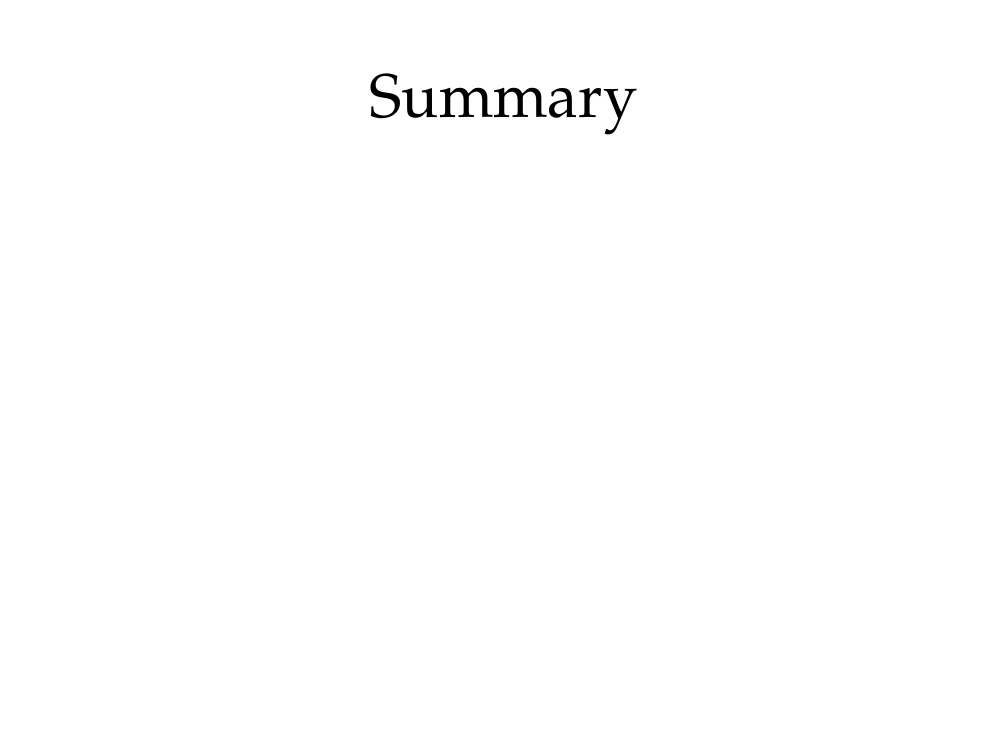
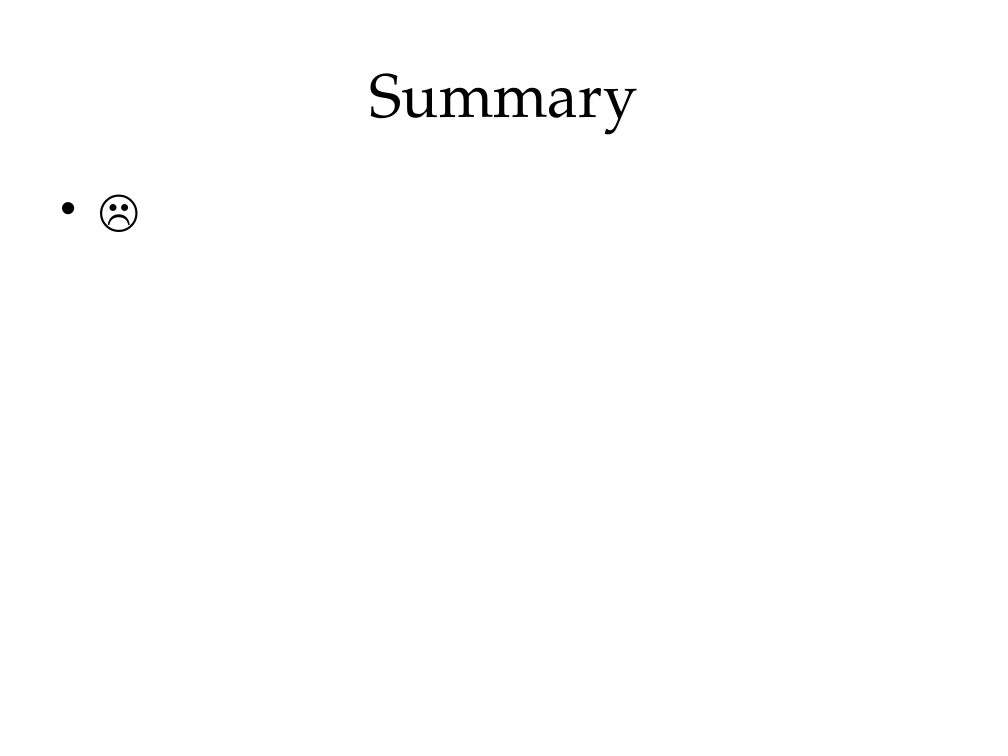
Before and after one commit to blinderm/game-of-life, a slide deck: slide 11 of presentation/CSC213_presentation.pptx (slide 8 before the commit). Drawn at 1008x756 pixels with LibreOffice and Linux fonts; fonts in the diff are those of the drawing. Boxes give left, top, right and bottom in pixels: in the first picture for what was removed or moved away, otherwise in the second. Text is boxed around its words. In the diff, an @@ line names an element or a change of style, - is before the commit and + after.

```diff
--- a/presentation/CSC213_presentation.pptx
+++ b/presentation/CSC213_presentation.pptx
@@ text added at (x1=50, y1=176, x2=958, y2=675), 32 pt, text #000000 @@
+• ☹
```
Also in this commit, not shown: 5 other slides changed, 4 slides added, 1 slide removed, 6 other files.
